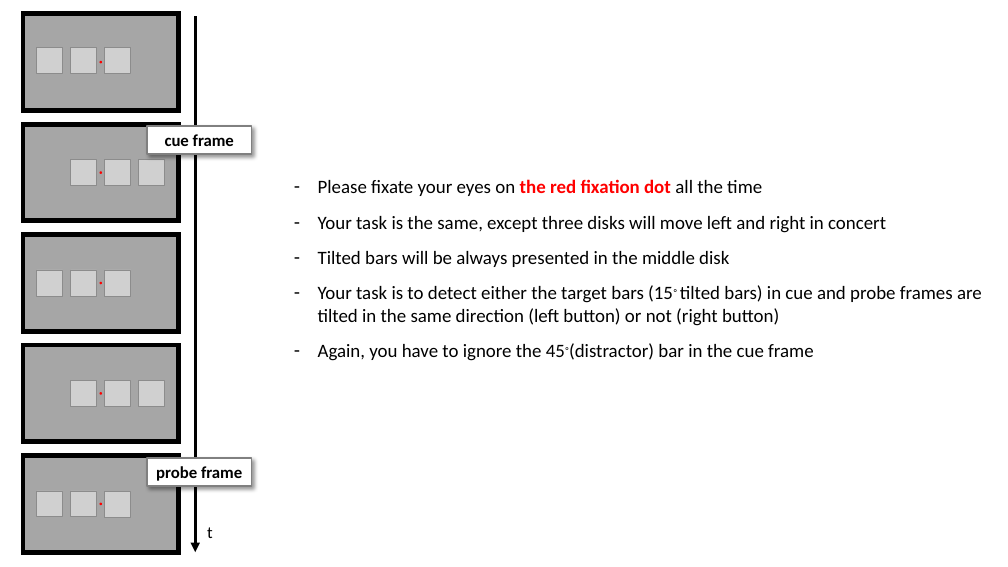
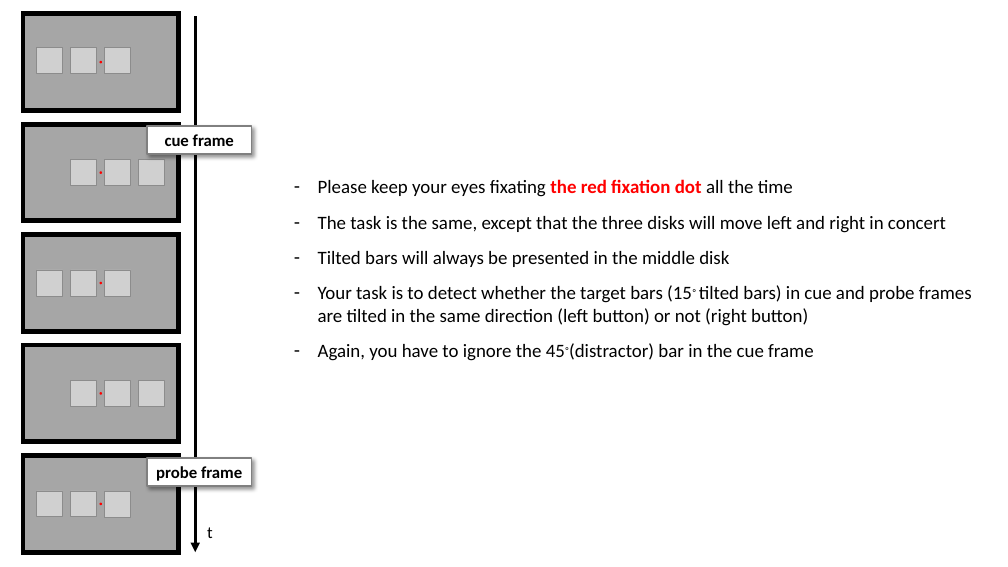
Before and after one commit to Ohyeon5/TPD_priority_map, a slide deck: slide 2 of Instructions/Instruction for observers_3disk_nonret.pptx. Drawn at 1008x567 pixels with LibreOffice and Linux fonts; fonts in the diff are those of the drawing; grey boxes stand for pictures. Boxes give left, top, right and bottom in pixels: in the first picture for what was removed or moved away, otherwise in the second. Text is boxed around its words. In the diff, an @@ line names an element or a change of style, - is before the commit and + after.

```diff
--- a/Instructions/Instruction for observers_3disk_nonret.pptx
+++ b/Instructions/Instruction for observers_3disk_nonret.pptx
@@ text at [318, 179, 972, 326]: text changed @@
-– Please fixate your eyes on the red fixation dot all the time
-– Your task is the same, except three disks will move left and right in concert
-– Tilted bars will be always presented in the middle disk
-– Your task is to detect either the target bars (15◦ tilted bars) in cue and probe frames are tilted in the same direction (left button) or not (right button)
+– Please keep your eyes fixating the red fixation dot all the time
+– The task is the same, except that the three disks will move left and right in concert
+– Tilted bars will always be presented in the middle disk
+– Your task is to detect whether the target bars (15◦ tilted bars) in cue and probe frames are tilted in the same direction (left button) or not (right button)
```
Also in this commit, not shown: 1 other slide changed, 4 other files.
